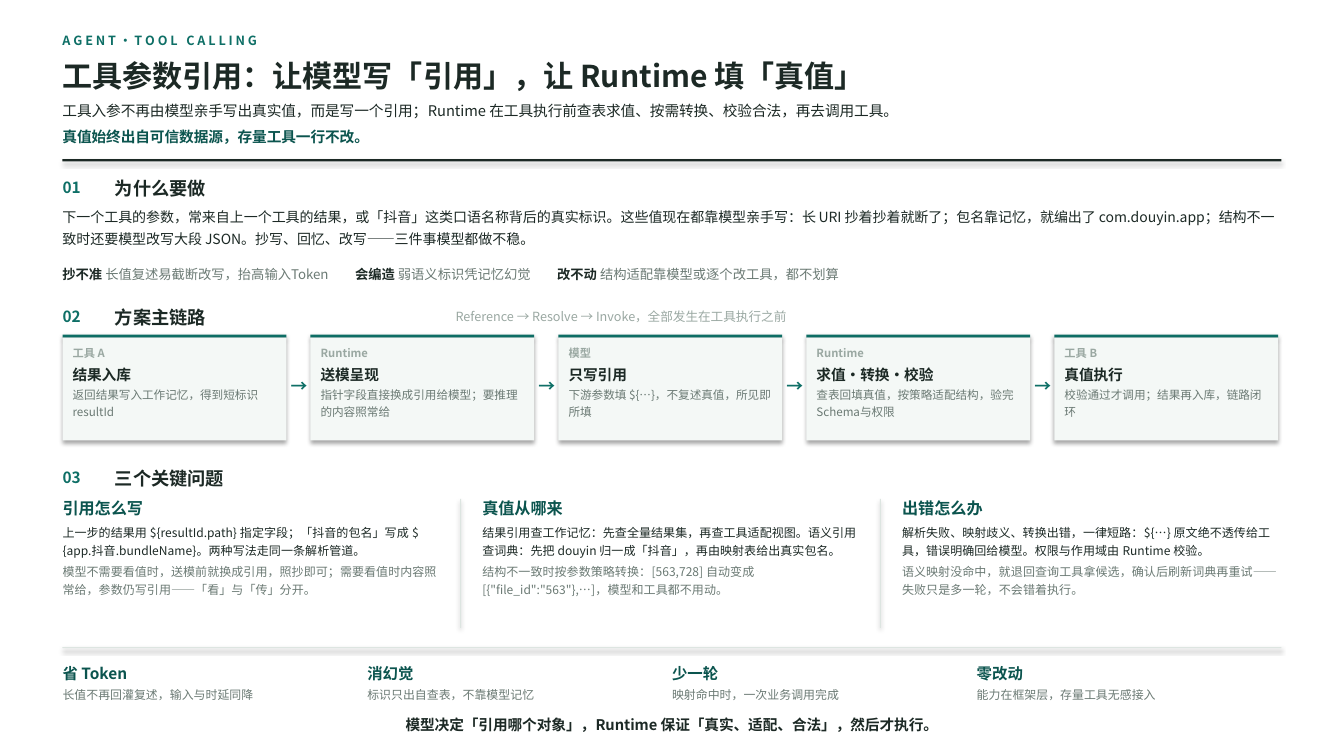
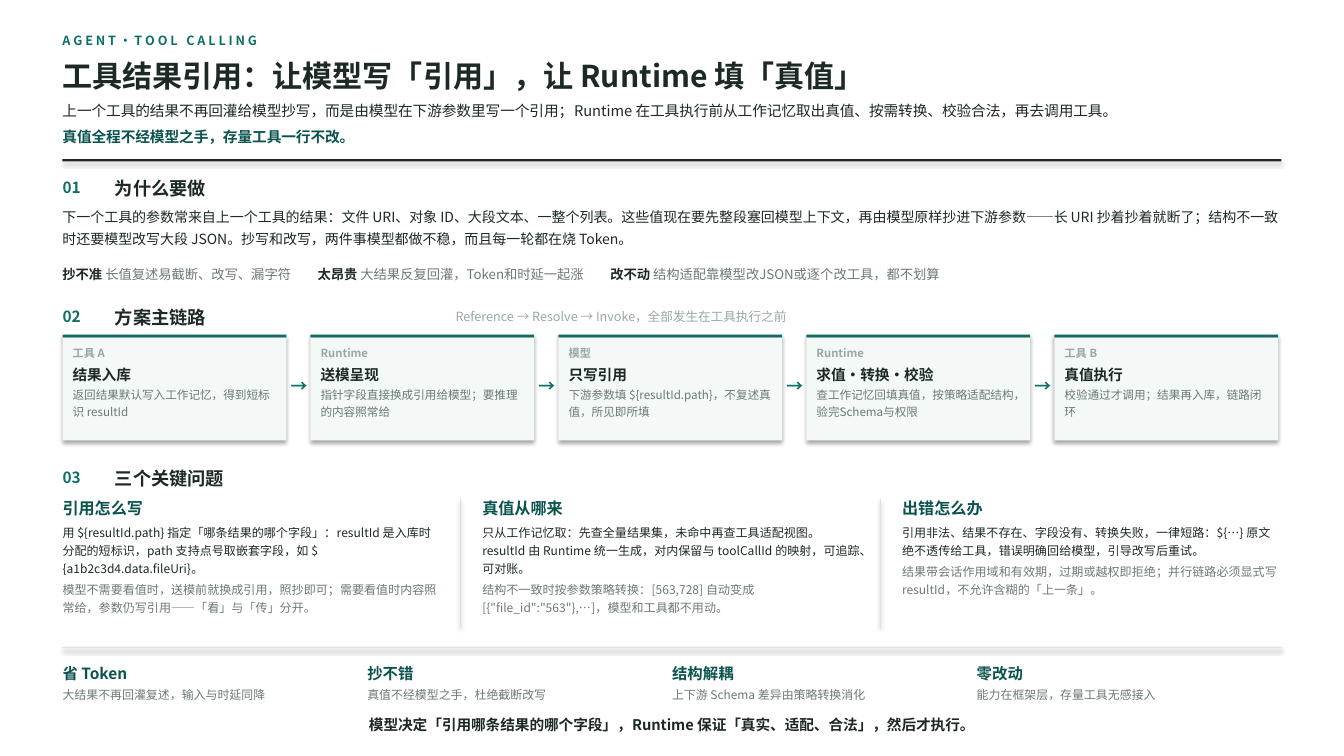
Before and after one commit to Lizzy67/leetcode, a slide deck: slide 1 of docs/tool_param_ref_onepage.pptx. Drawn at 1344x756 pixels with LibreOffice and Linux fonts; fonts in the diff are those of the drawing. Boxes give left, top, right and bottom in pixels: in the first picture for what was removed or moved away, otherwise in the second. Text is boxed around its words. In the diff, an @@ line names an element or a change of style, - is before the commit and + after.

```diff
--- a/docs/tool_param_ref_onepage.pptx
+++ b/docs/tool_param_ref_onepage.pptx
@@ text at (62, 61, 865, 91): text changed @@
-工具参数引用：让模型写「引用」，让 Runtime 填「真值」
+工具结果引用：让模型写「引用」，让 Runtime 填「真值」
@@ text at (62, 103, 1118, 118): text changed @@
-工具入参不再由模型亲手写出真实值，而是写一个引用；Runtime 在工具执行前查表求值、按需转换、校验合法，再去调用工具。
+上一个工具的结果不再回灌给模型抄写，而是由模型在下游参数里写一个引用；Runtime 在工具执行前从工作记忆取出真值、按需转换、校验合法，再去调用工具。
@@ text at (62, 129, 354, 144): text changed @@
-真值始终出自可信数据源，存量工具一行不改。
+真值全程不经模型之手，存量工具一行不改。
@@ text at (62, 210, 1278, 245): text changed @@
-下一个工具的参数，常来自上一个工具的结果，或「抖音」这类口语名称背后的真实标识。这些值现在都靠模型亲手写：长 URI 抄着抄着就断了；包名靠记忆，就编出了 com.douyin.app；结构不一致时还要模型改写大段 JSON。抄写、回忆、改写——三件事模型都做不稳。
+下一个工具的参数常来自上一个工具的结果：文件 URI、对象 ID、大段文本、一整个列表。这些值现在要先整段塞回模型上下文，再由模型原样抄进下游参数——长 URI 抄着抄着就断了；结构不一致时还要模型改写大段 JSON。抄写和改写，两件事模型都做不稳，而且每一轮都在烧 Token。
@@ text at (62, 267, 940, 281): text changed @@
-抄不准 长值复述易截断改写，抬高输入Token 会编造 弱语义标识凭记忆幻觉 改不动 结构适配靠模型或逐个改工具，都不划算
+抄不准 长值复述易截断、改写、漏字符 太昂贵 大结果反复回灌，Token和时延一起涨 改不动 结构适配靠模型改JSON或逐个改工具，都不划算
@@ text at (73, 389, 270, 417): text changed @@
-返回结果写入工作记忆，得到短标识 resultId
+返回结果默认写入工作记忆，得到短标识 resultId
@@ text at (569, 389, 771, 417): text changed @@
-下游参数填 ${…}，不复述真值，所见即所填
+下游参数填 ${resultId.path}，不复述真值，所见即所填
@@ text at (816, 389, 1025, 400): text changed @@
-查表回填真值，按策略适配结构，验完Schema与权限
+查工作记忆回填真值，按策略适配结构，验完Schema与权限
@@ text at (63, 527, 431, 575): text changed @@
-上一步的结果用 ${resultId.path} 指定字段；「抖音的包名」写成 ${app.抖音.bundleName}。两种写法走同一条解析管道。
+用 ${resultId.path} 指定「哪条结果的哪个字段」：resultId 是入库时分配的短标识，path 支持点号取嵌套字段，如 ${a1b2c3d4.data.fileUri}。
@@ text at (482, 527, 871, 574): text changed @@
-结果引用查工作记忆：先查全量结果集，再查工具适配视图。语义引用查词典：先把 douyin 归一成「抖音」，再由映射表给出真实包名。
+只从工作记忆取：先查全量结果集，未命中再查工具适配视图。resultId 由 Runtime 统一生成，对内保留与 toolCallId 的映射，可追踪、可对账。
@@ text at (902, 527, 1277, 595): text changed @@
-解析失败、映射歧义、转换出错，一律短路：${…} 原文绝不透传给工具，错误明确回给模型。权限与作用域由 Runtime 校验。
-语义映射没命中，就退回查询工具拿候选，确认后刷新词典再重试——失败只是多一轮，不会错着执行。
+引用非法、结果不存在、字段没有、转换失败，一律短路：${…} 原文绝不透传给工具，错误明确回给模型，引导改写后重试。
+结果带会话作用域和有效期，过期或越权即拒绝；并行链路必须显式写 resultId，不允许含糊的「上一条」。
@@ text at (63, 689, 266, 700): text changed @@
-长值不再回灌复述，输入与时延同降
+大结果不再回灌复述，输入与时延同降
@@ text at (367, 666, 413, 681): text changed @@
-消幻觉
+抄不错
@@ text at (367, 689, 546, 700): text changed @@
-标识只出自查表，不靠模型记忆
+真值不经模型之手，杜绝截断改写
@@ text at (672, 664, 734, 684): text changed @@
-少一轮
+结构解耦
@@ text at (672, 689, 865, 700): text changed @@
-映射命中时，一次业务调用完成
+上下游 Schema 差异由策略转换消化
@@ text at (369, 717, 974, 732): text changed @@
-模型决定「引用哪个对象」，Runtime 保证「真实、适配、合法」，然后才执行。
+模型决定「引用哪条结果的哪个字段」，Runtime 保证「真实、适配、合法」，然后才执行。
```
Also in this commit, not shown: 2 other files.
